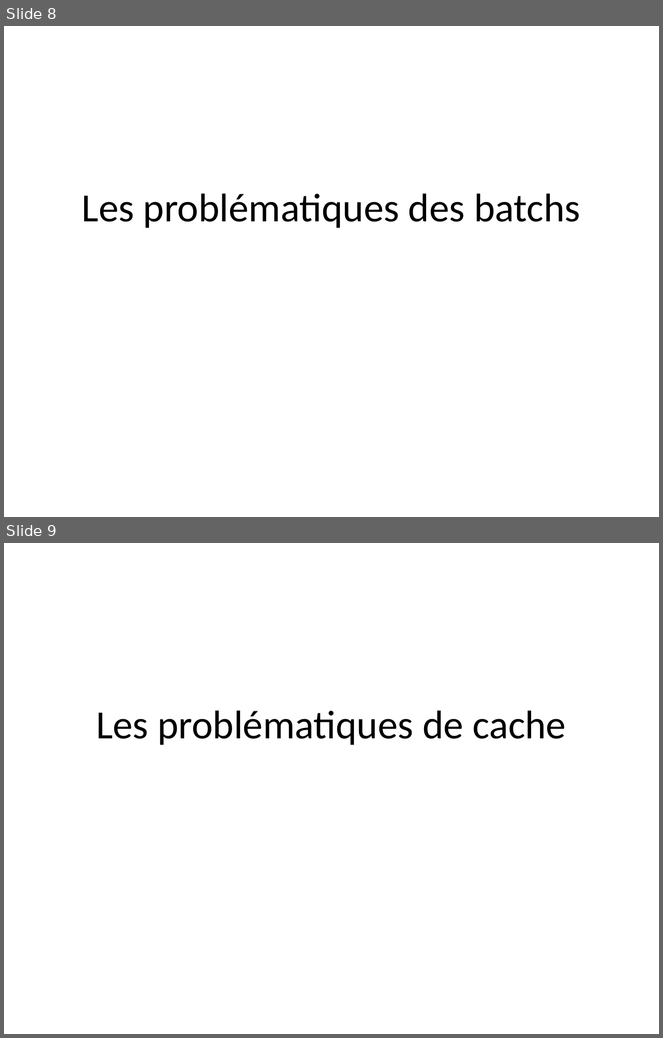
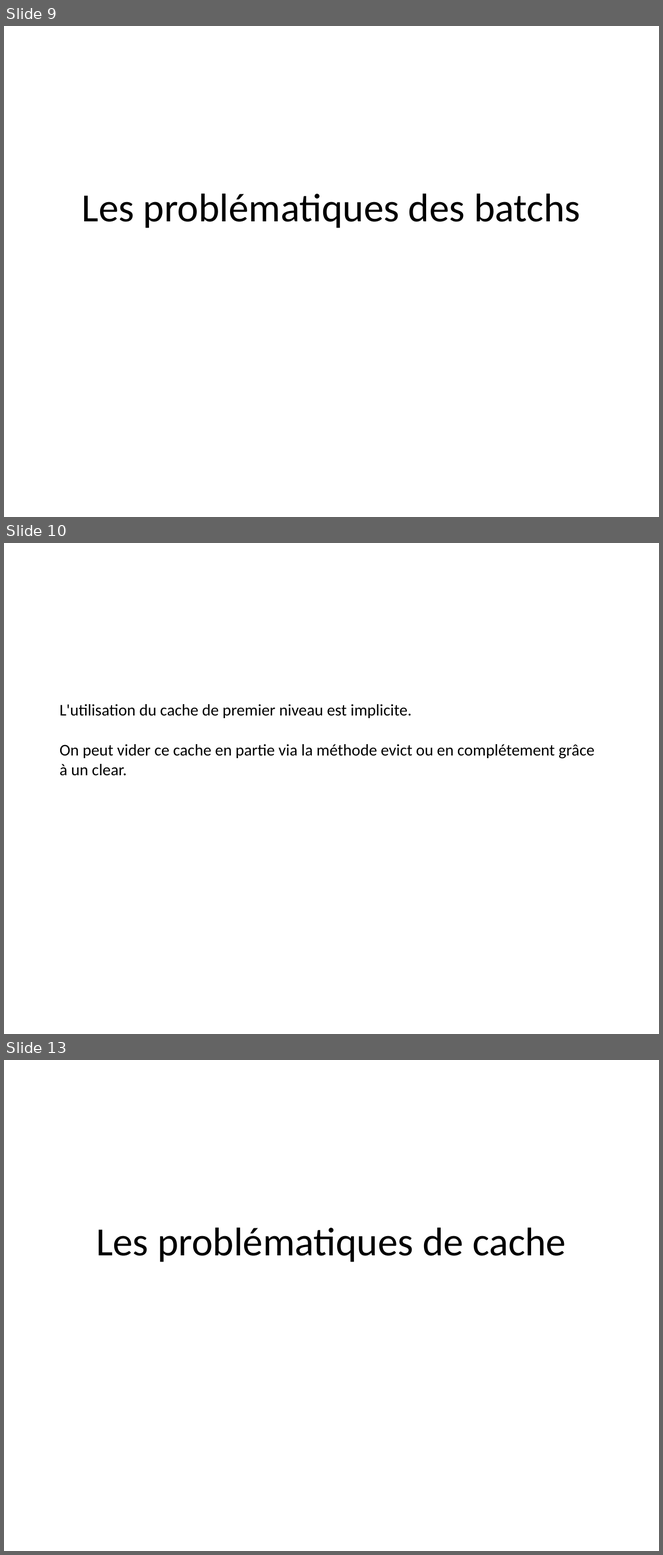
Before and after one commit to Pierre76400/demohibernate, a slide deck: src/main/resources/presentation/DemoHibernate.ppt. Shown one above the other, each under a label of ours: slides 8 and 9 before the commit, slides 9, 10 and 13 after it; the slides between them are not shown. The pictures are 663x1038 and 663x1555 pixels, drawn with LibreOffice and Linux fonts; fonts in the diff are those of the drawing. Boxes give left, top, right and bottom in pixels: in the first picture for what was removed or moved away, otherwise in the second. Text is boxed around its words. In the diff, an @@ line names an element or a change of style, - is before the commit and + after.

Commit message:
Partie 4

```diff
--- a/src/main/resources/presentation/DemoHibernate.ppt
+++ b/src/main/resources/presentation/DemoHibernate.ppt
@@ slide 10 added at [4, 543, 659, 1034], background #FFFFFF @@
@@ title added at [60, 704, 595, 776], 18 pt, text #000000 @@
+L'utilisation du cache de premier niveau est implicite.
+On peut vider ce cache en partie via la méthode evict ou en complétement grâce à un clear.
@@ what was slide 8 is now slide 9 @@
@@ what was slide 9 is now slide 13 @@
```
Also in this commit, not shown: 2 slides changed, 3 other slides added, 1 other file.
